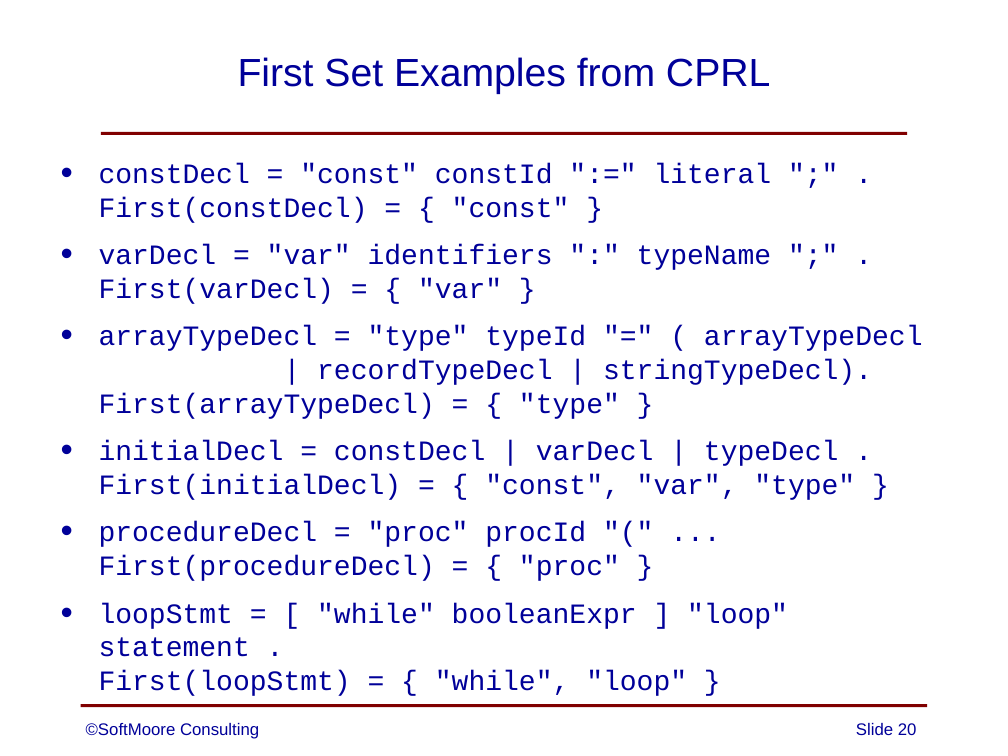
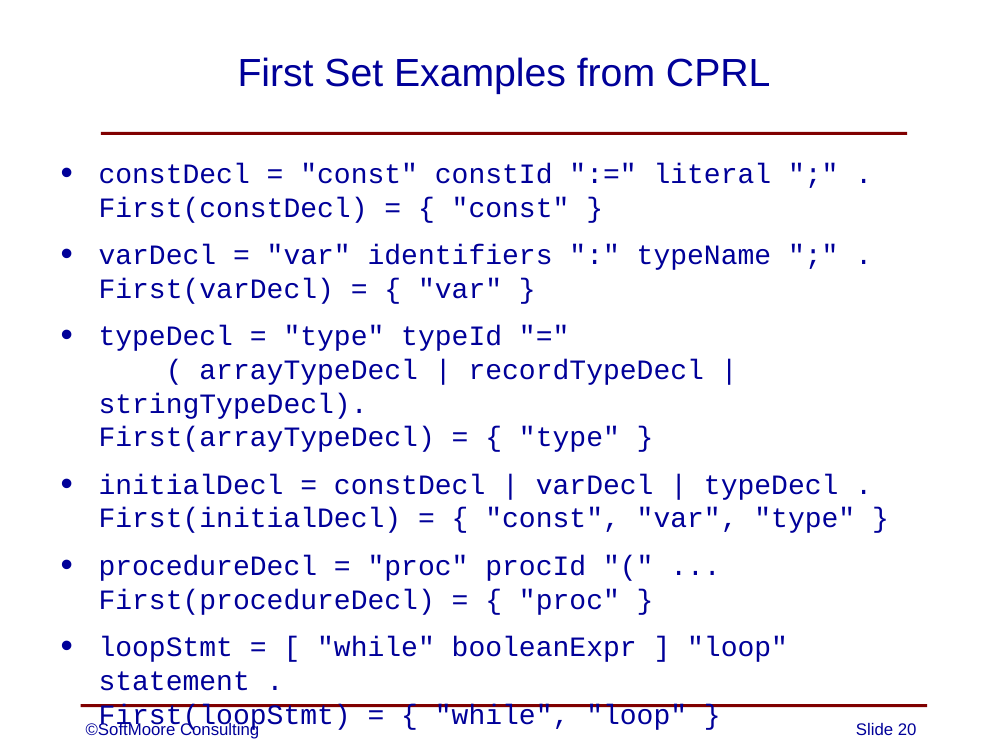
Before and after one commit to SoftMoore/CPRL-Kt-2nd, a slide deck: slide 20 of PowerPoints/06 - Syntax Analysis.pptx. Drawn at 1008x756 pixels with LibreOffice and Linux fonts; fonts in the diff are those of the drawing. Boxes give left, top, right and bottom in pixels: in the first picture for what was removed or moved away, otherwise in the second. Text is boxed around its words. In the diff, an @@ line names an element or a change of style, - is before the commit and + after.

```diff
--- a/PowerPoints/06 - Syntax Analysis.pptx
+++ b/PowerPoints/06 - Syntax Analysis.pptx
@@ text at box(99, 326, 704, 452): text changed @@
-• arrayTypeDecl = "type" typeId "=" ( arrayTypeDecl
-  | recordTypeDecl | stringTypeDecl).
-  First(arrayTypeDecl) = { "type" }
+• typeDecl = "type" typeId "="
+  ( arrayTypeDecl | recordTypeDecl | stringTypeDecl).
+  First(arrayTypeDecl) = { "type" }
```
Also in this commit, not shown: 2 other slides changed.
